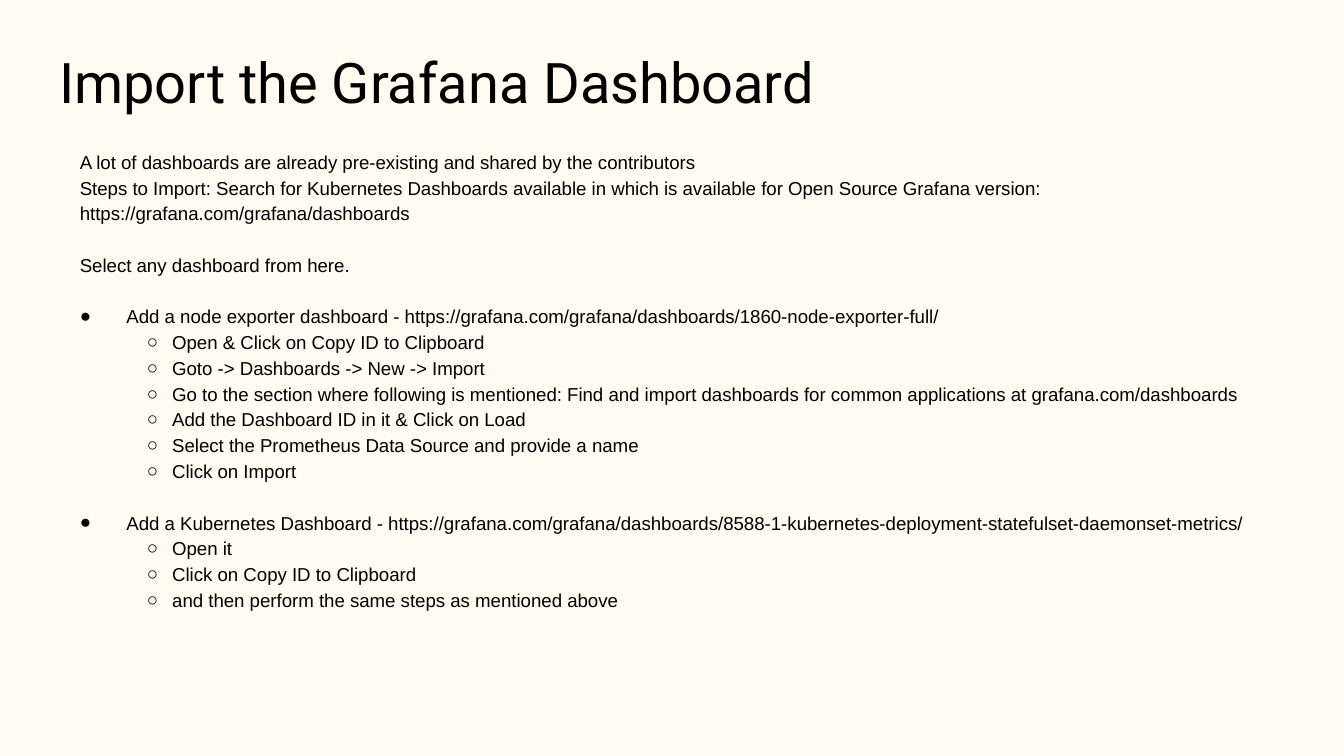
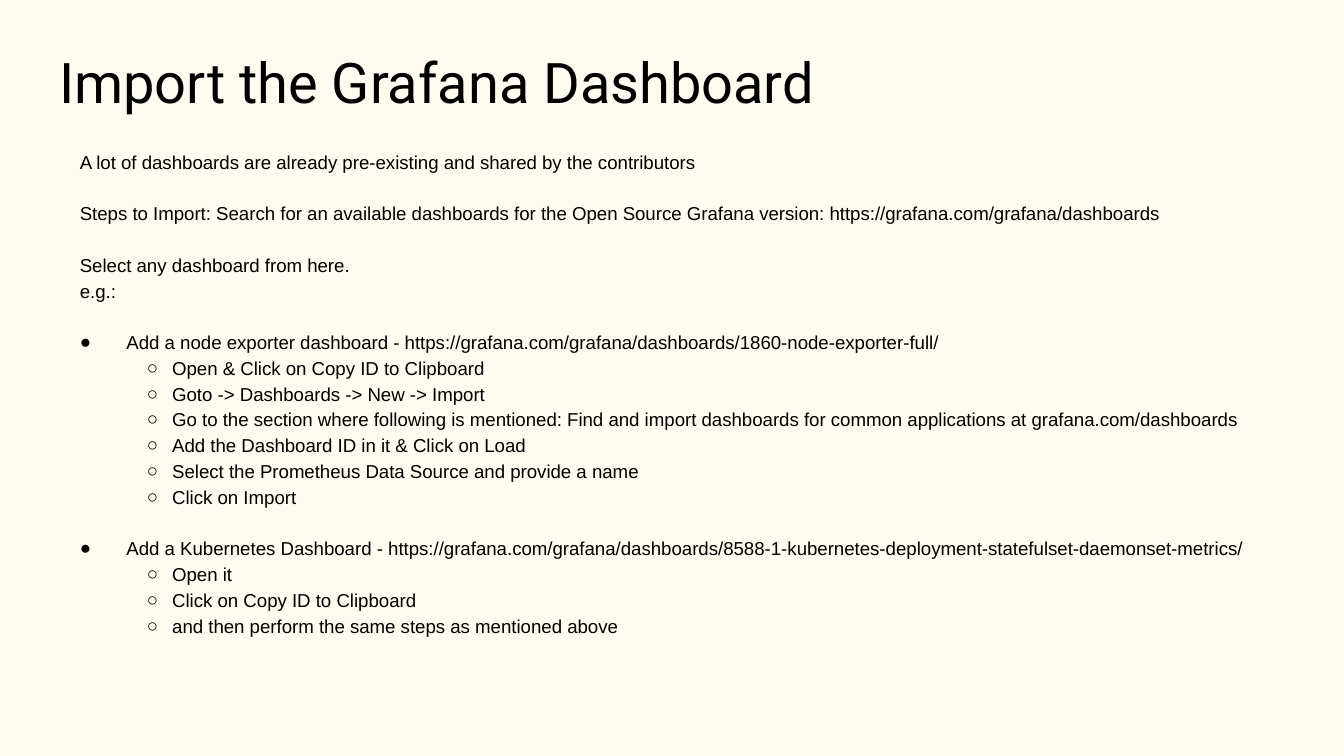
Before and after one commit to aryanm12/observability-demo, a slide deck: slide 35 of Observability.pptx (slide 37 before the commit). Drawn at 1344x756 pixels with LibreOffice and Linux fonts; fonts in the diff are those of the drawing. Boxes give left, top, right and bottom in pixels: in the first picture for what was removed or moved away, otherwise in the second. Text is boxed around its words. In the diff, an @@ line names an element or a change of style, - is before the commit and + after.

```diff
--- a/Observability.pptx
+++ b/Observability.pptx
@@ text at [80,206,1160,224]: text changed @@
-Steps to Import: Search for Kubernetes Dashboards available in which is available for Open Source Grafana version: https://grafana.com/grafana/dashboards
+Steps to Import: Search for an available dashboards for the Open Source Grafana version: https://grafana.com/grafana/dashboards
@@ text at [80,288,116,302]: paragraph added @@
+e.g.:
```
Also in this commit, not shown: 9 other slides changed, 2 slides removed, 2 other files.
